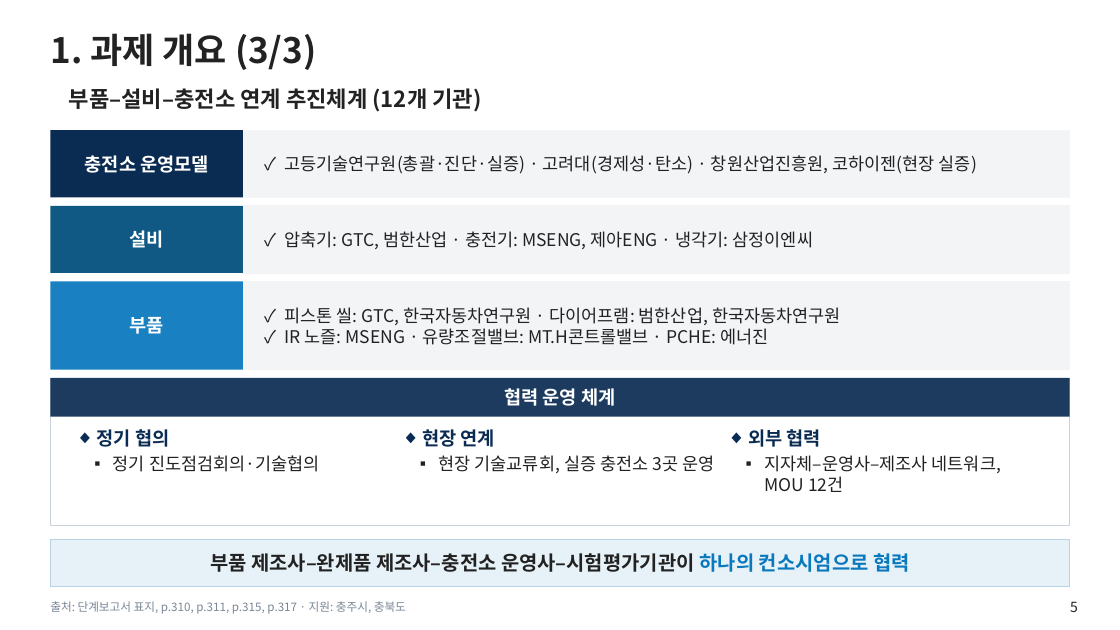
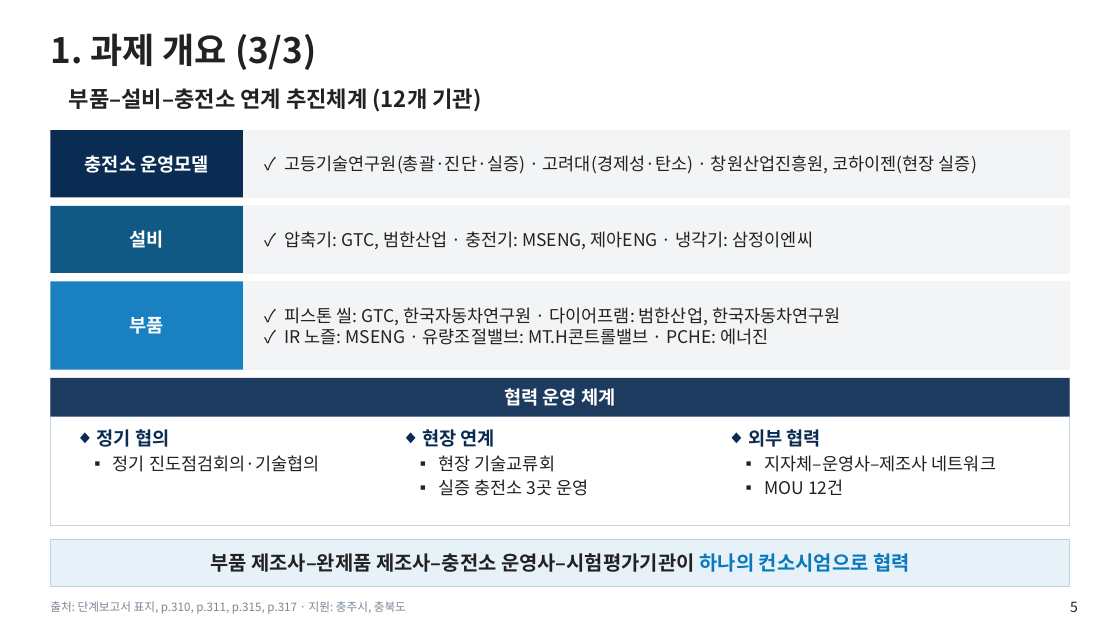
Before and after one commit to jungdw180-debug/h2, a slide deck: slide 5 of slides/1단계_단계평가_본평가판.pptx. Drawn at 1120x630 pixels with LibreOffice and Linux fonts; fonts in the diff are those of the drawing; background and template pictures are left out. Boxes give left, top, right and bottom in pixels: in the first picture for what was removed or moved away, otherwise in the second. Text is boxed around its words. In the diff, an @@ line names an element or a change of style, - is before the commit and + after.

```diff
--- a/slides/1단계_단계평가_본평가판.pptx
+++ b/slides/1단계_단계평가_본평가판.pptx
@@ text at [439,455,589,496]: text changed @@
-  ▪ 현장 기술교류회, 실증 충전소 3곳 운영
+  ▪ 현장 기술교류회
+  ▪ 실증 충전소 3곳 운영
@@ text at [764,455,996,495]: text changed @@
-  ▪ 지자체–운영사–제조사 네트워크, MOU 12건
+  ▪ 지자체–운영사–제조사 네트워크
+  ▪ MOU 12건
```
Also in this commit, not shown: 12 other slides changed, 1 slide added, 9 other files.
